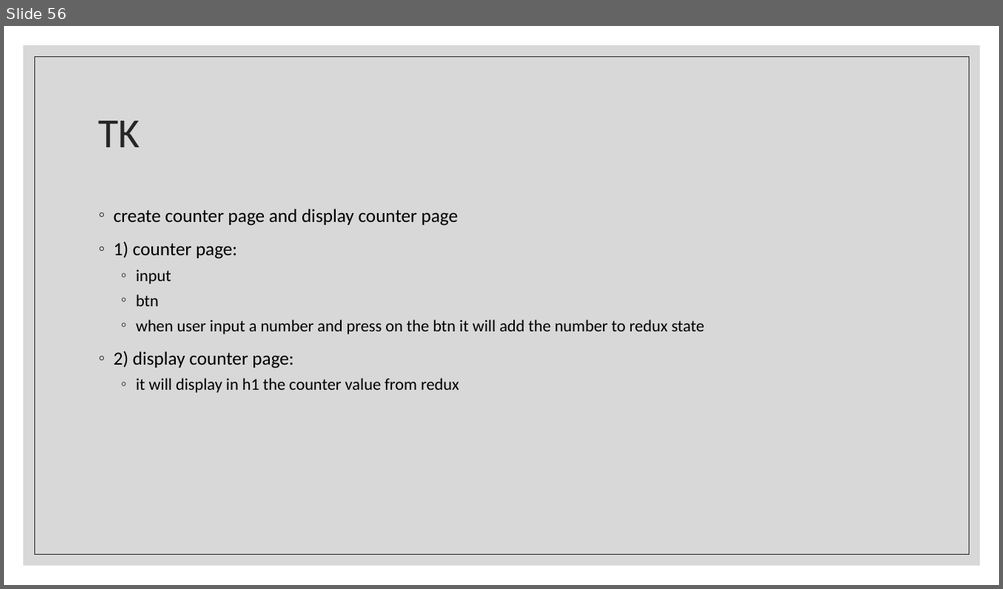
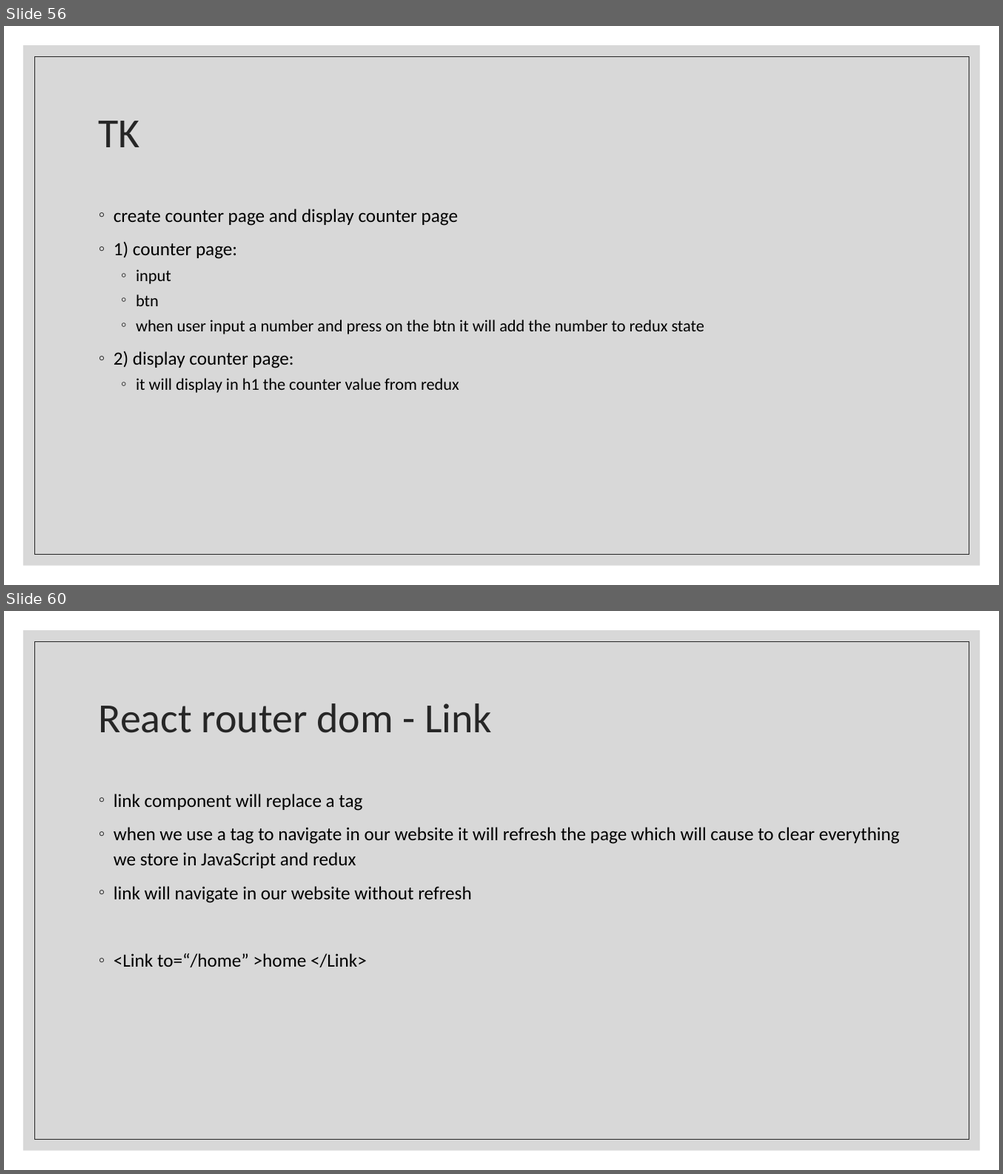
Before and after one commit to Rlss91/ht_W011121MR_morning_first-project, a slide deck: docs/React.pptx. Shown one above the other, each under a label of ours: slide 56 before the commit, slides 56 and 60 after it; the slides between them are not shown. The pictures are 1003x589 and 1003x1174 pixels, drawn with LibreOffice and Linux fonts; fonts in the diff are those of the drawing. Boxes give left, top, right and bottom in pixels: in the first picture for what was removed or moved away, otherwise in the second. Text is boxed around its words. In the diff, an @@ line names an element or a change of style, - is before the commit and + after.

```diff
--- a/docs/React.pptx
+++ b/docs/React.pptx
@@ slide 60 added at (x1=4, y1=611, x2=999, y2=1170), background #FFFFFF; not listed: 2 template elements that a slide beside it also shows @@
@@ title added at (x1=99, y1=703, x2=492, y2=733), 40 pt, text #262626 @@
+React router dom - Link
@@ text added at (x1=114, y1=794, x2=899, y2=968), 18 pt, text #000000 @@
+◦ link component will replace a tag
+◦ when we use a tag to navigate in our website it will refresh the page which will cause to clear everything we store in JavaScript and redux
+◦ link will navigate in our website without refresh
+◦ <Link to=“/home” >home </Link>
```
Also in this commit, not shown: 4 other slides added, 9 other files.
